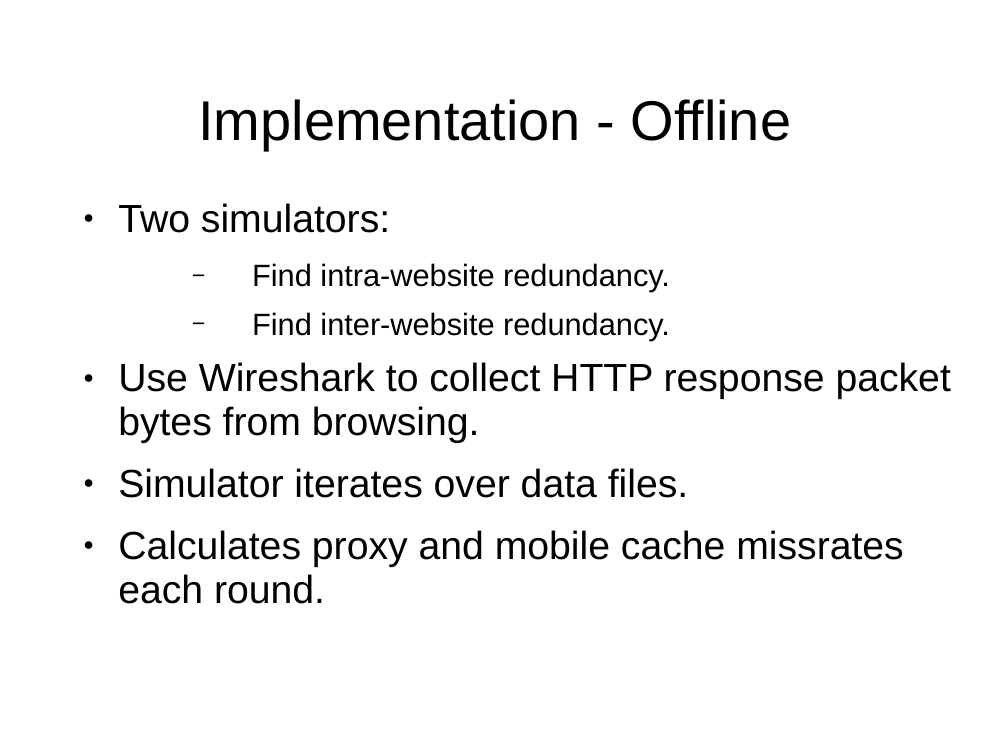
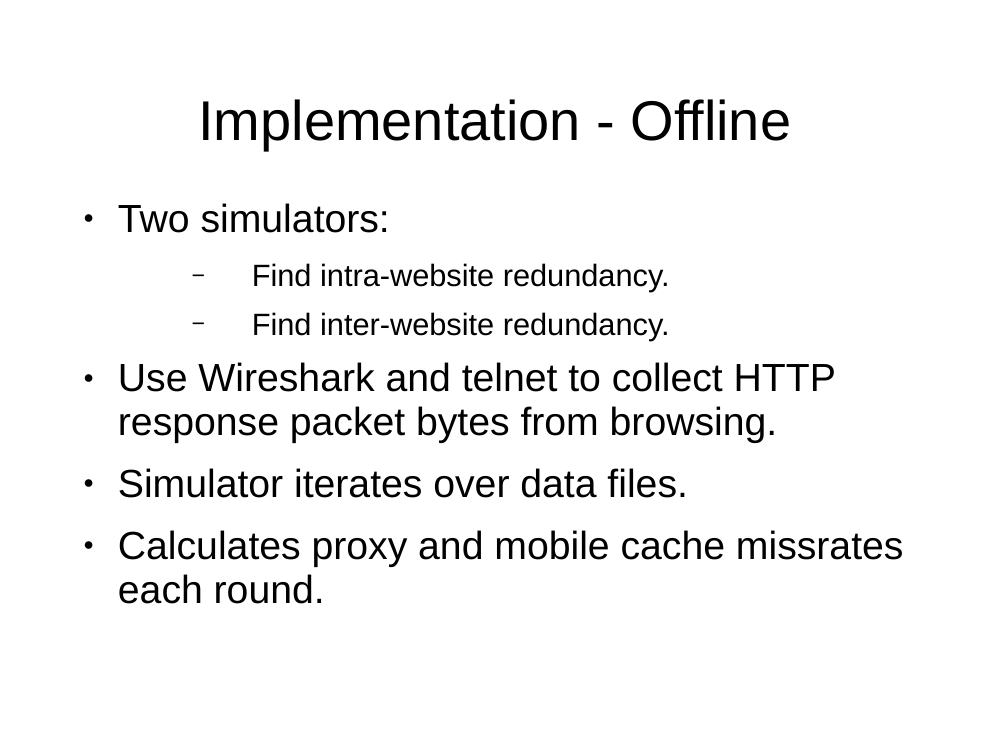
Before and after one commit to masomel/big-data-project, a slide deck: slide 6 of paper/Presentation_May17.ppt (slide 7 before the commit). Drawn at 1008x756 pixels with LibreOffice and Linux fonts; fonts in the diff are those of the drawing; background and template pictures are left out. Boxes give left, top, right and bottom in pixels: in the first picture for what was removed or moved away, otherwise in the second. Text is boxed around its words. In the diff, an @@ line names an element or a change of style, - is before the commit and + after.

```diff
--- a/paper/Presentation_May17.ppt
+++ b/paper/Presentation_May17.ppt
@@ text at (118, 203, 904, 604): indent changed @@
@@ text at (118, 362, 836, 443): text changed @@
-● Use Wireshark to collect HTTP response packet bytes from browsing.
+● Use Wireshark and telnet to collect HTTP response packet bytes from browsing.
```
Also in this commit, not shown: 5 other slides changed, 5 slides added, 4 slides removed.
